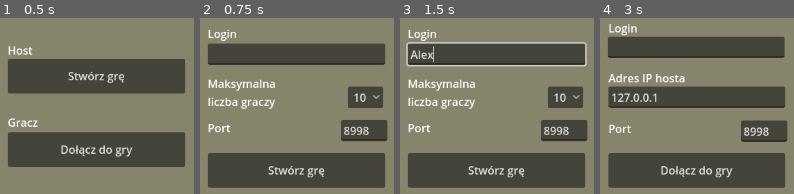
Above: before the commit, frames 1-4 (left to right).
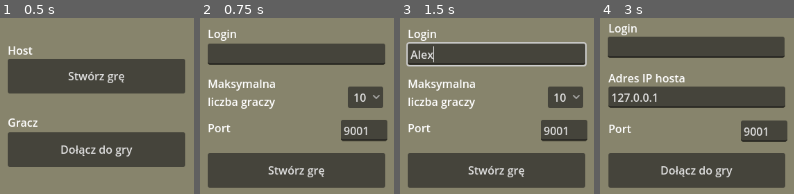
Above: after the commit, the same moments.

Repository: igorzasty2/wzimongus
Game: Godot game, scene res://scenes/ui/play_menu/play_menu.tscn
The game is run twice, just before and just after one commit, with the same random seed, the same clock (stepped at 60 frames per second) and the same inputs.
Inputs (mouse positions are in pixels of both pictures, inside the frame that each line leads up to):
- Up to frame 1 (0.5 s): no input
- Up to frame 2 (0.75 s): click "Stwórz grę" at 0.5 s
- Up to frame 3 (1.5 s): click (497, 54) at 1.27 s; type "Alex" at 1.35 s
- Up to frame 4 (3 s): click "Stwórz grę" at 2 s; click "Dołącz do gry" at 2.75 s

Frame 1 is identical in both runs. In frame 2, 0.3% of the frame differs, in the area x 74-88%, y 61-67%; in frame 3, 0.3%; in frame 4, 0.3%, in the area x 74-88%, y 61-68%.

Commit message:
Change default port and fix username field typo

Diff:
--- a/scenes/player/player.gd
+++ b/scenes/player/player.gd
@@ -16,7 +16,7 @@
 	# Wyłącza synchronizację wejścia gracza, jeśli nie jest on obecnym graczem.
 	input.set_process(input.get_multiplayer_authority() == multiplayer.get_unique_id())
 	# Ustawia etykietę pseudonimu gracza.
-	$usernameLabel.text = username
+	$UsernameLabel.text = username
 
 
 func _physics_process(delta):
--- a/scenes/player/player.tscn
+++ b/scenes/player/player.tscn
@@ -49,7 +49,7 @@
 position = Vector2(0, 3)
 shape = SubResource("CapsuleShape2D_st64e")
 
-[node name="usernameLabel" type="Label" parent="."]
+[node name="UsernameLabel" type="Label" parent="."]
 offset_left = -19.0
 offset_top = -108.0
 offset_right = 21.0
--- a/scenes/ui/host_menu/host_menu.tscn
+++ b/scenes/ui/host_menu/host_menu.tscn
@@ -95,7 +95,7 @@
 offset_bottom = 367.0
 grow_horizontal = 2
 pivot_offset = Vector2(218.531, 154)
-text = "8998"
+text = "9001"
 
 [node name="HostButton" type="Button" parent="."]
 layout_mode = 1
--- a/scenes/ui/join_menu/join_menu.tscn
+++ b/scenes/ui/join_menu/join_menu.tscn
@@ -90,7 +90,7 @@
 offset_right = 131.062
 offset_bottom = 368.0
 grow_horizontal = 2
-text = "8998"
+text = "9001"
 
 [node name="JoinButton" type="Button" parent="."]
 layout_mode = 1
